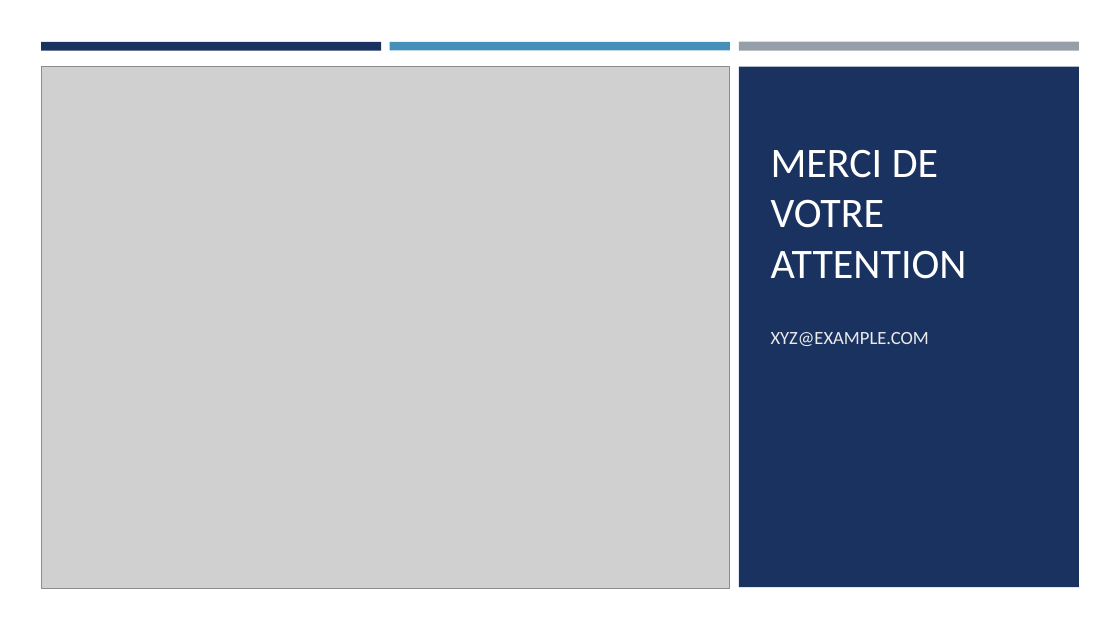
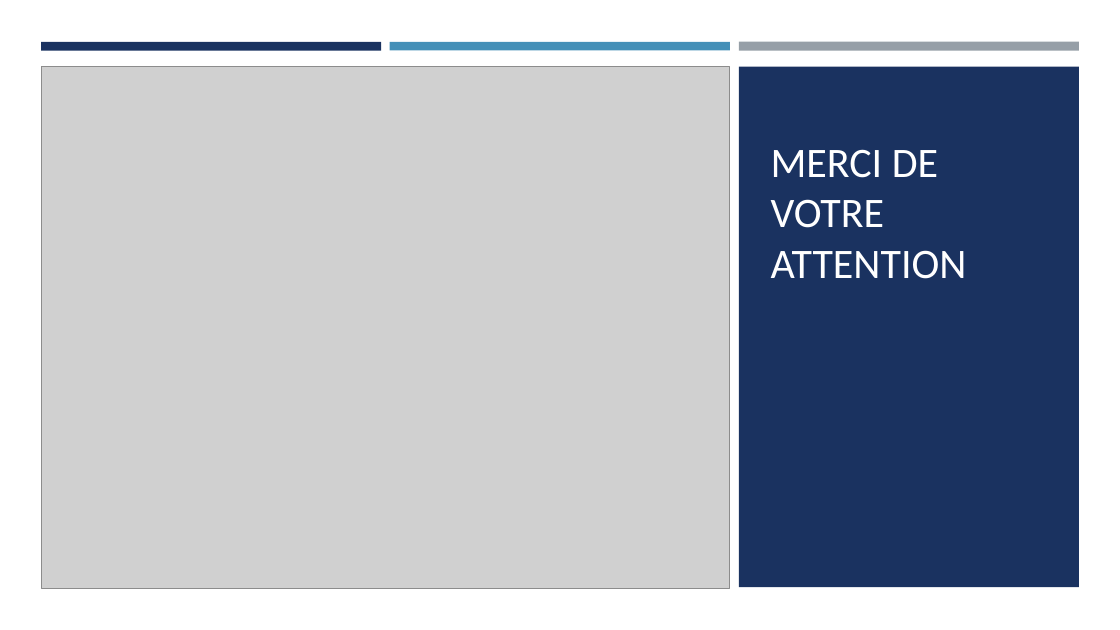
Before and after one commit to rayanesaby/TP-Sudoku, a slide deck: slide 7 of Z3Solver.pptx (slide 5 before the commit). Drawn at 1120x630 pixels with LibreOffice and Linux fonts; fonts in the diff are those of the drawing; grey boxes stand for pictures. Boxes give left, top, right and bottom in pixels: in the first picture for what was removed or moved away, otherwise in the second. Text is boxed around its words. In the diff, an @@ line names an element or a change of style, - is before the commit and + after.

```diff
--- a/Z3Solver.pptx
+++ b/Z3Solver.pptx
@@ subtitle removed at box(771, 332, 929, 346) @@
-XYZ@EXAMPLE.COM
```
Also in this commit, not shown: 6 slides added, 4 slides removed.
